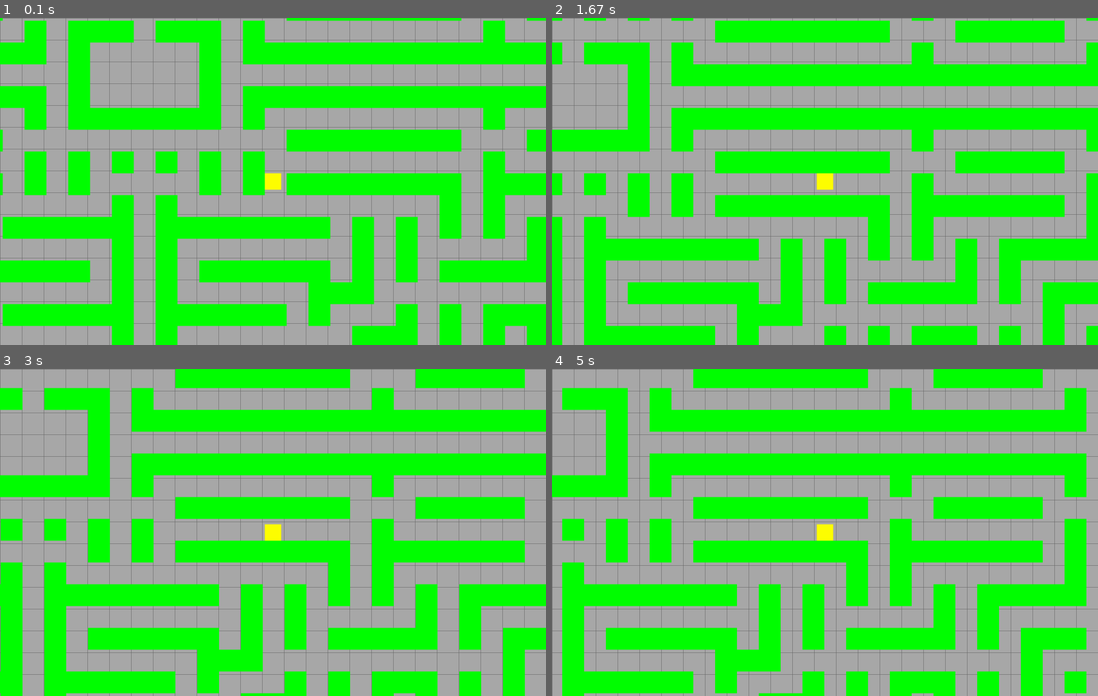
Above: before the commit, frames 1-4 (two rows, left to right).
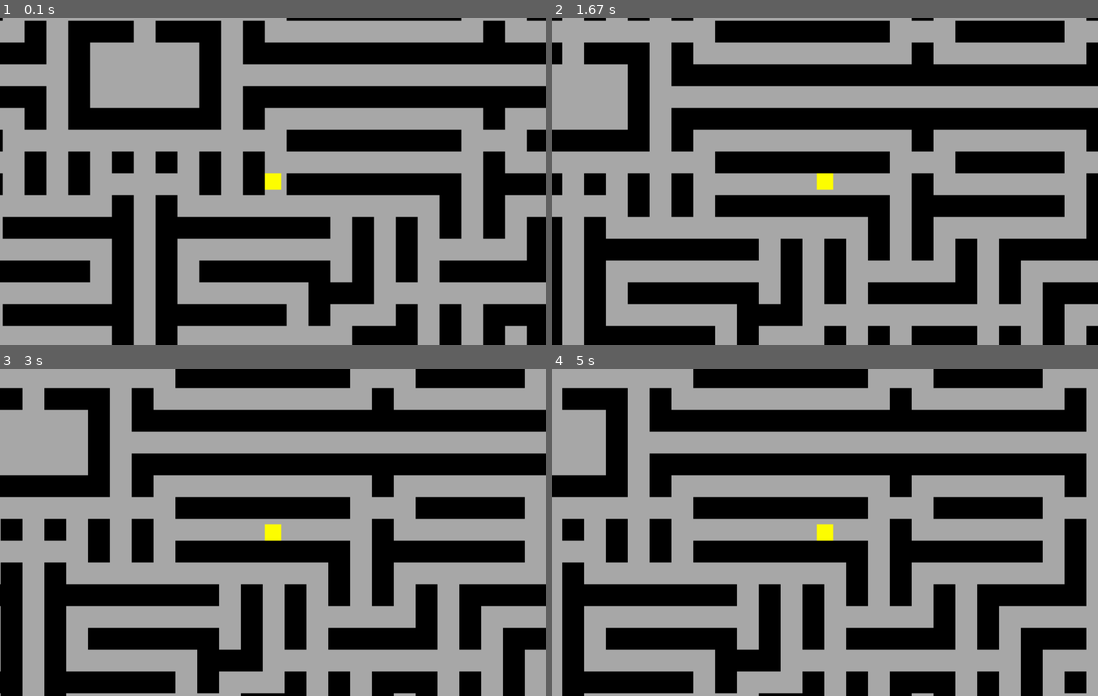
Above: after the commit, the same moments.

Repository: hexaliokung/Circleman
Game: pygame game, started from main.py
Same seed, same stepped clock (60 frames per second), same inputs: the game is played once before the commit and once after it.
Inputs:
- Up to frame 1 (0.1 s): no input
- Up to frame 2 (1.67 s): hold W 0.33-0.8 s; hold Right 0.33-0.8 s; hold Right 0.83-1.3 s
- Up to frame 3 (3 s): hold Right 1.67-2.13 s; hold Left 2.17-2.7 s; hold Down from 2.73 s (still down)
- Up to frame 4 (5 s): release Down at 3.03 s; hold Left 3.07-3.47 s; hold Up 3.5-3.87 s; hold Right 3.9-4.53 s; hold Down 4.57-4.93 s; hold Left from 4.97 s (still down)

The runs differ from the first frame. In frame 1, 49% of the frame differs, in the area x 0-100%, y 0-100%; in frame 2, 49%; in frame 3, 49%; in frame 4, 49%.

Commit message:
Change color TimedObstacle

Diff:
--- a/main.py
+++ b/main.py
@@ -18,7 +18,7 @@
         self.scr_display = pg.display.set_mode((WIDTH, HEIGHT))
 
         # ตั้งค่าชื่อของหน้าต่างเกม ซึ่งจะแสดงที่แถบด้านบนของหน้าต่าง
-        pg.display.set_caption("Sweet teacher")
+        pg.display.set_caption("Circle man")
 
         # ใช้สำหรับควบคุมความเร็วในการอัปเดตและการแสดงผลของเกม
         self.clock = pg.time.Clock()
@@ -52,16 +52,16 @@
 # -------------------------------------------------------------------------------
 
     # method วาดตารางกริด
-    def draw_grid(self):
-        for x in range(0, WIDTH, TILESIZE):
-            pg.draw.line(self.scr_display, LIGHTGREY, (x,0), (x, HEIGHT))
-        for y in range(0, HEIGHT, TILESIZE):
-            pg.draw.line(self.scr_display, LIGHTGREY, (0,y), (WIDTH, y))
+    # def draw_grid(self):
+    #     for x in range(0, WIDTH, TILESIZE):
+    #         pg.draw.line(self.scr_display, LIGHTGREY, (x,0), (x, HEIGHT))
+    #     for y in range(0, HEIGHT, TILESIZE):
+    #         pg.draw.line(self.scr_display, LIGHTGREY, (0,y), (WIDTH, y))
 
     # method แสดงผล
     def draw(self):
         self.scr_display.fill("DARKGREY")
-        self.draw_grid()
+        # self.draw_grid()
         for sprite in self.all_sprites:
             self.scr_display.blit(sprite.image, self.camera.apply(sprite))
         pg.display.flip()
--- a/sprites.py
+++ b/sprites.py
@@ -9,7 +9,7 @@
         self.groups = game.all_sprites
         pg.sprite.Sprite.__init__(self, self.groups)  # เพิ่มตัว Player เข้ากลุ่มสไปร์ท
         self.game = game  # เก็บข้อมูลอ้างอิงถึงอ็อบเจกต์เกมหลัก
-        self.image = pg.Surface((48, 48))
+        self.image = pg.Surface(((TILESIZE//4)*3, (TILESIZE//4)*3))
         self.image.fill(YELLOW)
         self.rect = self.image.get_rect()  # สร้างสี่เหลี่ยมล้อมรอบพื้นผิว
         self.vel = vec(0, 0)
@@ -93,7 +93,7 @@
         self.game = game    # เก็บข้อมูลอ้างอิงถึงอ็อบเจกต์เกมหลัก
 
         self.image = pg.Surface((TILESIZE, TILESIZE))   # สร้างพื้นผิวสี่เหลี่ยมขนาด 64 * 64 สำหรับกำแพง
-        self.image.fill(GREEN)                          # และเติมสีเขียวให้กับพื้นผิวของกำแพง
+        self.image.fill(BLACK)                          # และเติมสีเขียวให้กับพื้นผิวของกำแพง
 
         self.rect = self.image.get_rect()   # สร้างสี่เหลี่ยมล้อมรอบพื้นผิวเพื่อใช้งานหลายอย่างเช่น การตรวจจับการชนของวัตถุ
 
@@ -112,7 +112,7 @@
 
         self.game = game
         self.image = pg.Surface((TILESIZE, TILESIZE))
-        self.image.fill(RED)  # Initial color when visible
+        self.image.fill(BLACK)  # Initial color when visible
         self.rect = self.image.get_rect()
         self.rect.x = x * TILESIZE
         self.rect.y = y * TILESIZE
@@ -129,13 +129,14 @@
         # Toggle visibility and adjust collision based on visibility
         if self.visible and self.timer >= self.appear_time:
             self.visible = False
-            self.image.fill(BLACK)  # Change color to blend with the background
+            self.image.set_alpha(0)  # Make it invisible (transparent)
             self.timer = 0
             # Remove from obstacles group so it no longer blocks the player
             self.game.obstacles.remove(self)
         elif not self.visible and self.timer >= self.disappear_time:
             self.visible = True
-            self.image.fill(RED)  # Change back to visible color
+            self.image.set_alpha(255)  # Make it visible with BLACK color
+            self.image.fill(BLACK)     # Ensure it is black when visible
             self.timer = 0
             # Add back to obstacles group so it blocks the player
             self.game.obstacles.add(self)
